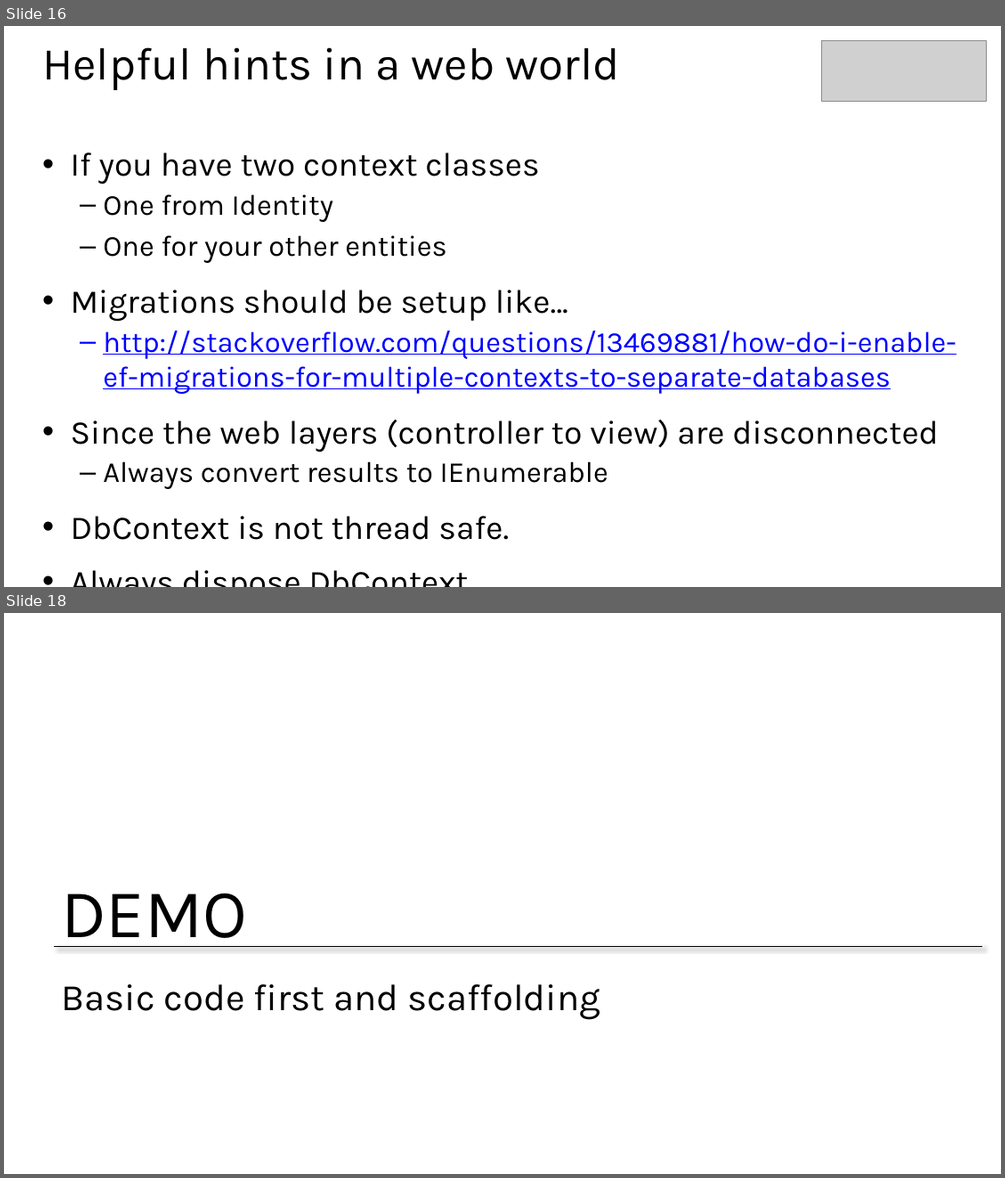
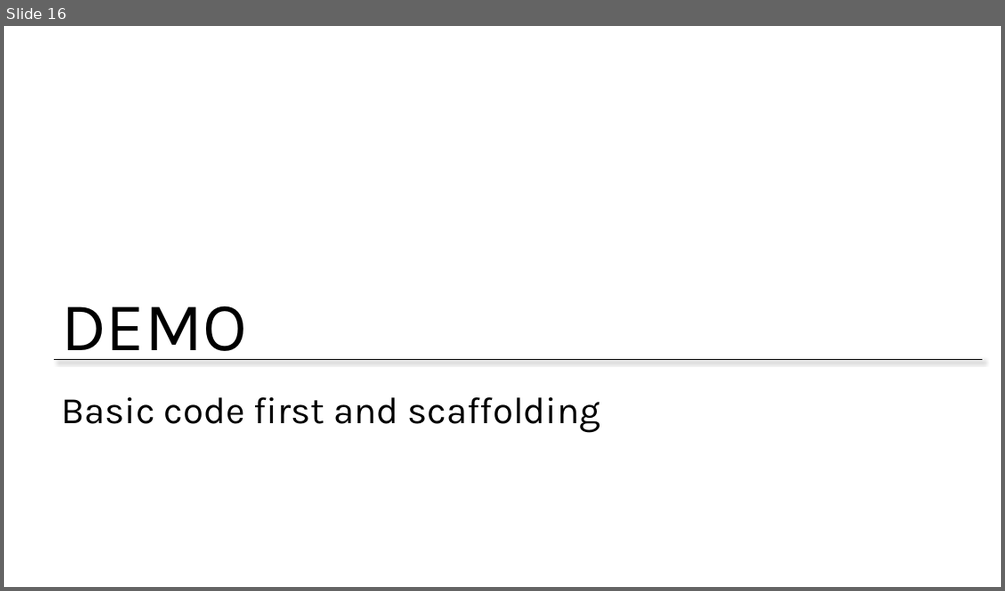
Before and after one commit to xuemiantao/EntityFramework, a slide deck: Slides/01 - Introduction to Entity Framework.pptx. Shown one above the other, each under a label of ours: slides 16 and 18 before the commit, slide 16 after it; the slides between them are not shown. The pictures are 1005x1178 and 1005x591 pixels, drawn with LibreOffice and Linux fonts; fonts in the diff are those of the drawing; grey boxes stand for pictures; background and template pictures are left out. Boxes give left, top, right and bottom in pixels: in the first picture for what was removed or moved away, otherwise in the second. Text is boxed around its words. In the diff, an @@ line names an element or a change of style, - is before the commit and + after.

```diff
--- a/Slides/01 - Introduction to Entity Framework.pptx
+++ b/Slides/01 - Introduction to Entity Framework.pptx
@@ slide 16 removed at <box>4,26,1001,587</box>, background #FFFFFF @@
@@ title removed at <box>42,47,620,90</box> @@
-Helpful hints in a web world
@@ picture removed at <box>822,41,987,101</box> @@
@@ text removed at <box>71,152,955,540</box> @@
-• If you have two context classes
-  – One from Identity
-  – One for your other entities
-• Migrations should be setup like…
-  – http://stackoverflow.com/questions/13469881/how-do-i-enable-ef-migrations-for-multiple-contexts-to-separate-databases
-• Since the web layers (controller to view) are disconnected
-  – Always convert results to IEnumerable
-• DbContext is not thread safe.
-• Always dispose DbContext
@@ what was slide 18 is now slide 16 @@
```
Also in this commit, not shown: 6 slides changed, 3 slides added, 2 other slides removed, 2 other files.
